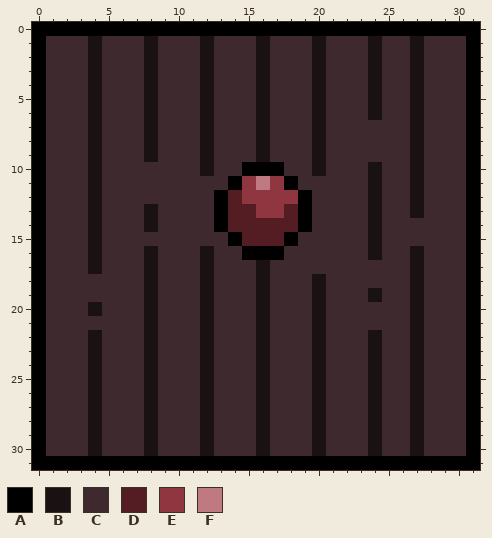
One commit to this pixel-art sprite: assets/sprite/door/door_red.png. The first picture shows the starting point.
The file is 32x32 pixels.
Palette (. is transparent): A #000000  B #1a1113  C #3e2a2e  D #541c23  E #8f3641  F #be7a80
Pixels before, first column x 0:
 0 AAAAAAAAAAAAAAAAAAAAAAAAAAAAAAAA
 1 ACCCBCCCBCCCBCCCBCCCBCCCBCCBCCCA
 2 ACCCBCCCBCCCBCCCBCCCBCCCBCCBCCCA
 3 ACCCBCCCBCCCBCCCBCCCBCCCBCCBCCCA
 4 ACCCBCCCBCCCBCCCBCCCBCCCBCCBCCCA
 5 ACCCBCCCBCCCBCCCBCCCBCCCBCCBCCCA
 6 ACCCBCCCBCCCBCCCBCCCBCCCBCCBCCCA
 7 ACCCBCCCBCCCBCCCBCCCBCCCCCCBCCCA
 8 ACCCBCCCBCCCBCCCBCCCBCCCCCCBCCCA
 9 ACCCBCCCBCCCBCCCBCCCBCCCCCCBCCCA
10 ACCCBCCCCCCCBCCAAACCBCCCBCCBCCCA
11 ACCCBCCCCCCCCCAEFEACCCCCBCCBCCCA
12 ACCCBCCCCCCCCADEEEEACCCCBCCBCCCA
13 ACCCBCCCBCCCCADDEEDACCCCBCCBCCCA
14 ACCCBCCCBCCCCADDDDDACCCCBCCCCCCA
15 ACCCBCCCCCCCCCADDDACCCCCBCCCCCCA
16 ACCCBCCCBCCCBCCAAACCCCCCBCCBCCCA
17 ACCCBCCCBCCCBCCCBCCCCCCCCCCBCCCA
18 ACCCCCCCBCCCBCCCBCCCBCCCCCCBCCCA
19 ACCCCCCCBCCCBCCCBCCCBCCCBCCBCCCA
20 ACCCBCCCBCCCBCCCBCCCBCCCCCCBCCCA
21 ACCCCCCCBCCCBCCCBCCCBCCCCCCBCCCA
22 ACCCBCCCBCCCBCCCBCCCBCCCBCCBCCCA
23 ACCCBCCCBCCCBCCCBCCCBCCCBCCBCCCA
24 ACCCBCCCBCCCBCCCBCCCBCCCBCCBCCCA
25 ACCCBCCCBCCCBCCCBCCCBCCCBCCBCCCA
26 ACCCBCCCBCCCBCCCBCCCBCCCBCCBCCCA
27 ACCCBCCCBCCCBCCCBCCCBCCCBCCBCCCA
28 ACCCBCCCBCCCBCCCBCCCBCCCBCCBCCCA
29 ACCCBCCCBCCCBCCCBCCCBCCCBCCBCCCA
30 ACCCBCCCBCCCBCCCBCCCBCCCBCCBCCCA
31 AAAAAAAAAAAAAAAAAAAAAAAAAAAAAAAA
Once edited:
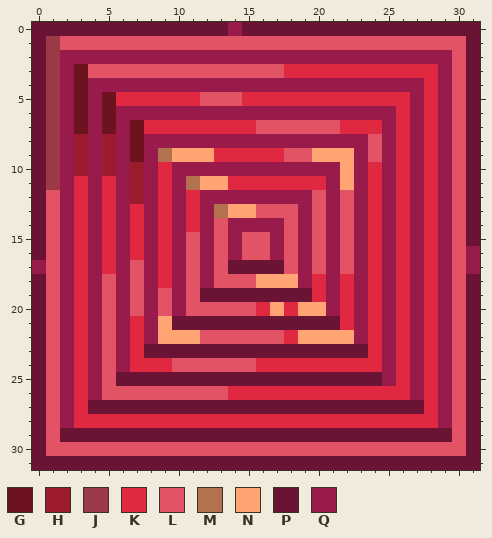
Colours new in this view: G #6d1320  H #9c1c2d  J #9d3a47  K #e02841  L #e15365  M #b27250  N #ffa472  P #6b1334  Q #991b4b
The edit:
Changed rows in their new state; - is an unchanged pixel.
first column x 0:
 0 PPPPPPPPPPPPPPQPPPPPPPPPPPPPPPPP
 1 PJLLLLLLLLLLLLLLLLLLLLLLLLLLLLLP
 2 PJQQQQQQQQQQQQQQQQQQQQQQQQQQQQLP
 3 PJQGLLLLLLLLLLLLLLKKKKKKKKKKKQLP
 4 PJQGQQQQQQQQQQQQQQQQQQQQQQQQKQLP
 5 PJQGQGKKKKKKLLLKKKKKKKKKKKKQKQLP
 6 PJQGQGQQQQQQQQQQQQQQQQQQQQKQKQLP
 7 PJQGQGQGKKKKKKKKLLLLLLKKKQKQKQLP
 8 PJQHQHQGQQQQQQQQQQQQQQQQLQKQKQLP
 9 PJQHQHQGQMNNNKKKKKLLNNNQLQKQKQLP
10 PJQHQHQHQKQQQQQQQQQQQQNQKQKQKQLP
11 PJQKQKQHQKQMNNKKKKKKKQNQKQKQKQLP
12 PLQKQKQHQKQKQQQQQQQQLQLQKQKQKQLP
13 PLQKQKQKQKQKQMNNLLLQLQLQKQKQKQLP
14 PLQKQKQKQKQKQLQQQQLQLQLQKQKQKQLP
15 PLQKQKQKQKQLQLQLLQLQLQLQKQKQKQLP
16 PLQKQKQKQKQLQLQLLQLQLQLQKQKQKQLQ
17 QLQKQKQLQKQLQLPPPPLQLQLQKQKQKQLQ
18 PLQKQLQLQKQLQLLLNNNQKQKQKQKQKQLP
19 PLQKQLQLQLQLPPPPPPPPKQKQKQKQKQLP
20 PLQKQLQLQLQLLLLLKNKNNQKQKQKQKQLP
21 PLQKQLQKQNPPPPPPPPPPPPKQKQKQKQLP
22 PLQKQLQKQNNNLLLLLLKNNNNQKQKQKQLP
23 PLQKQLQKPPPPPPPPPPPPPPPPKQKQKQLP
24 PLQKQLQKKKLLLLLLKKKKKKKKKQKQKQLP
25 PLQKQLPPPPPPPPPPPPPPPPPPPQKQKQLP
26 PLQKQLLLLLLLLLKKKKKKKKKKKKKQKQLP
27 PLQKPPPPPPPPPPPPPPPPPPPPPPPPKQLP
28 PLQKKKKKKKKKKKKKKKKKKKKKKKKKKQLP
29 PLPPPPPPPPPPPPPPPPPPPPPPPPPPPPLP
30 PLLLLLLLLLLLLLLLLLLLLLLLLLLLLLLP
31 PPPPPPPPPPPPPPPPPPPPPPPPPPPPPPPP
Boxes around the changes in both pictures, in picture pixels (x1, y1, x2, y2):
changed: (32, 22, 480, 470)
